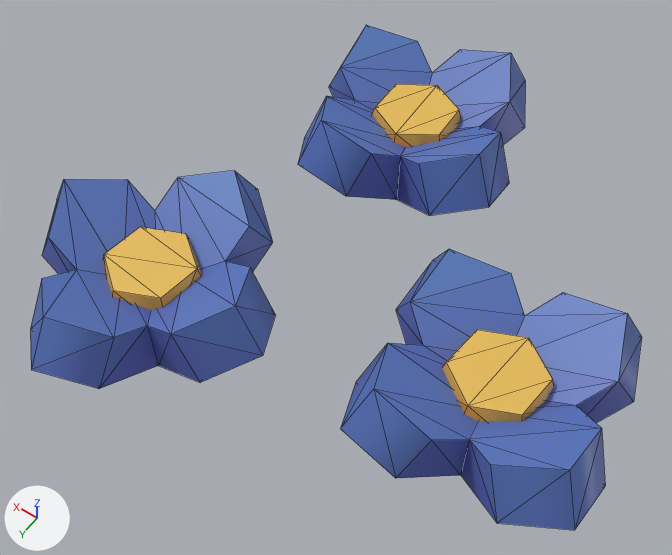
A saved change to the glTF model assets/models/kit/coaster_flowers.glb.
One viewpoint serves both versions: a 50 mm camera at (-0.4, 0.67, 0.991) aimed at (0.032, 0.066, 0.042). Arrows for +X, +Y and +Z are at lower left; the lights stay in place. The first picture is the older version. Mesh edges are drawn as thin lines. Vertices at exactly the same position are counted once.

The first picture shows 'coaster_flowers'.
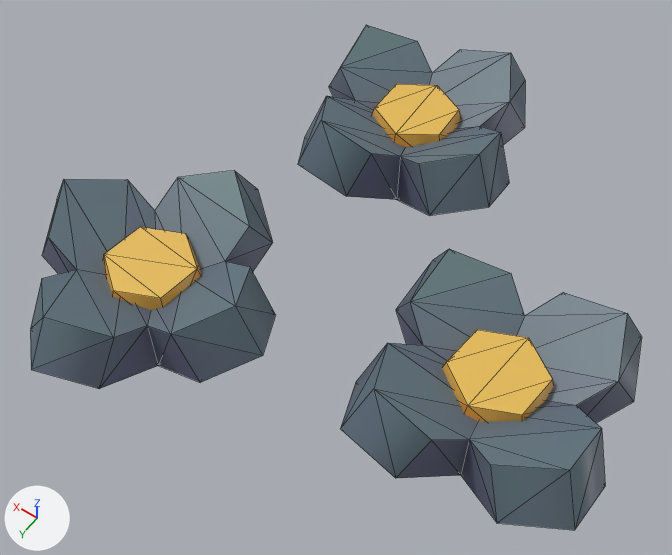
The edits, one by one:
me_flowers has 144 vertices, 264 faces and spans x -0.379..0.398, y -0.384..0.402, z 0.0..0.137.
me_flowers is used by ob_coaster_flowers; location (0.0, 0.0, 0.0).
me_flowers part 1: 198 faces centred in x -0.367..0.374, y -0.37..0.374, z 0.016..0.121 are repainted in the vertex colours; the middle colour goes from blue #566cba to greyish blue #606c7d.

Pixel boxes (x1, y1, x2, y2) of what changed, in the pictures (672 x 555 px):
part 1 of me_flowers, recoloured
    both: (30, 25, 642, 530)
